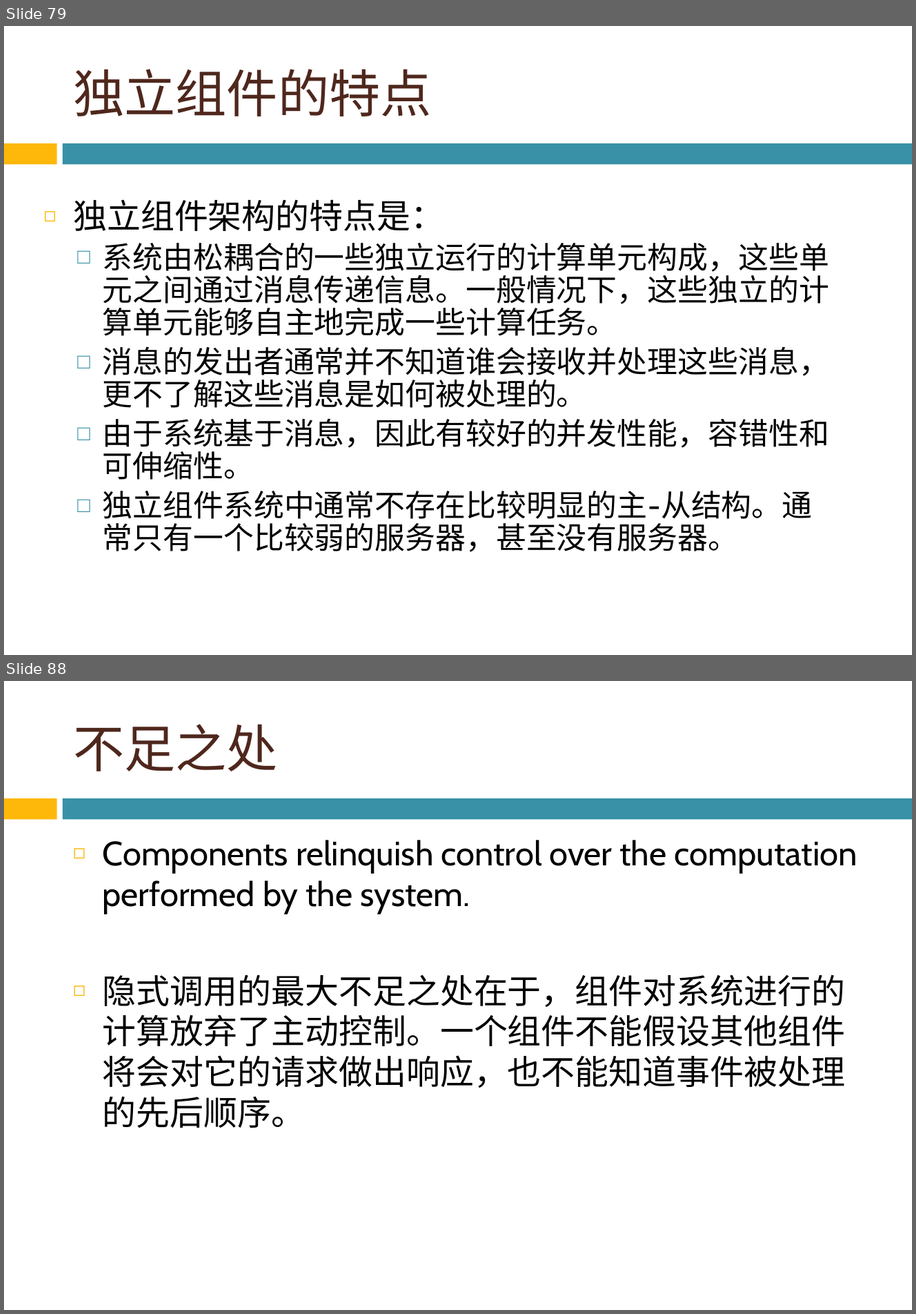
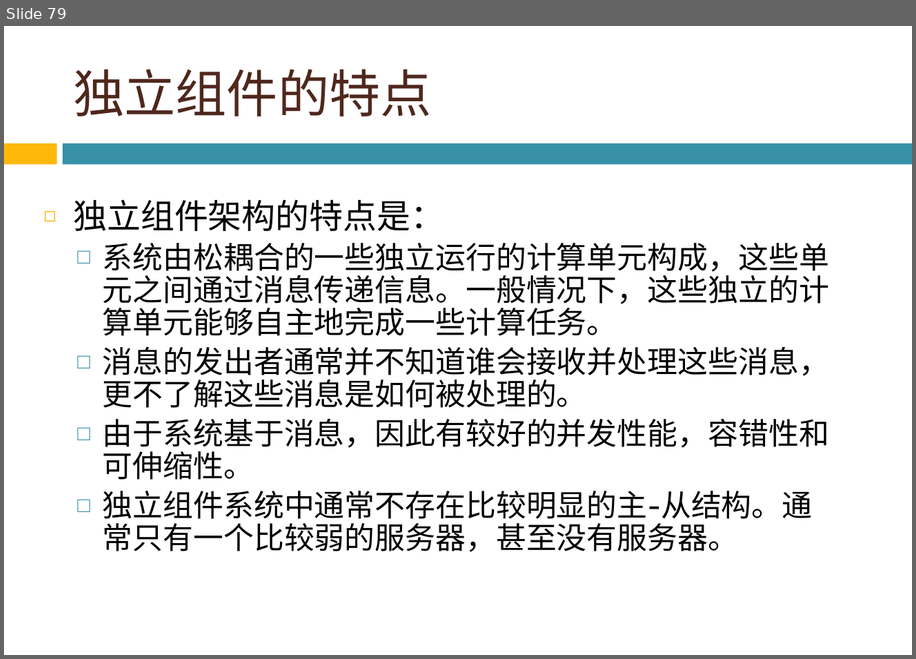
Before and after one commit to bonkboykz/jz81.github.io, a slide deck: course/smt/LectureNotes/(Spring2016)Lecture4.pptx. Shown one above the other, each under a label of ours: slides 79 and 88 before the commit, slide 79 after it; the slides between them are not shown. The pictures are 916x1314 and 916x659 pixels, drawn with LibreOffice and Linux fonts; fonts in the diff are those of the drawing; background and template pictures are left out. Boxes give left, top, right and bottom in pixels: in the first picture for what was removed or moved away, otherwise in the second. Text is boxed around its words. In the diff, an @@ line names an element or a change of style, - is before the commit and + after.

```diff
--- a/course/smt/LectureNotes/(Spring2016)Lecture4.pptx
+++ b/course/smt/LectureNotes/(Spring2016)Lecture4.pptx
@@ slide 88 removed at box(4, 681, 912, 1310), background picture (left out); not listed: 2 template elements that a slide beside it also shows @@
@@ title removed at box(73, 724, 278, 771) @@
-不足之处
@@ text removed at box(103, 840, 858, 1127) @@
-◻ Components relinquish control over the computation performed by the system.
-◻ 隐式调用的最大不足之处在于，组件对系统进行的计算放弃了主动控制。一个组件不能假设其他组件将会对它的请求做出响应，也不能知道事件被处理的先后顺序。
```
Also in this commit, not shown: 8 other slides removed, 2 other files.
